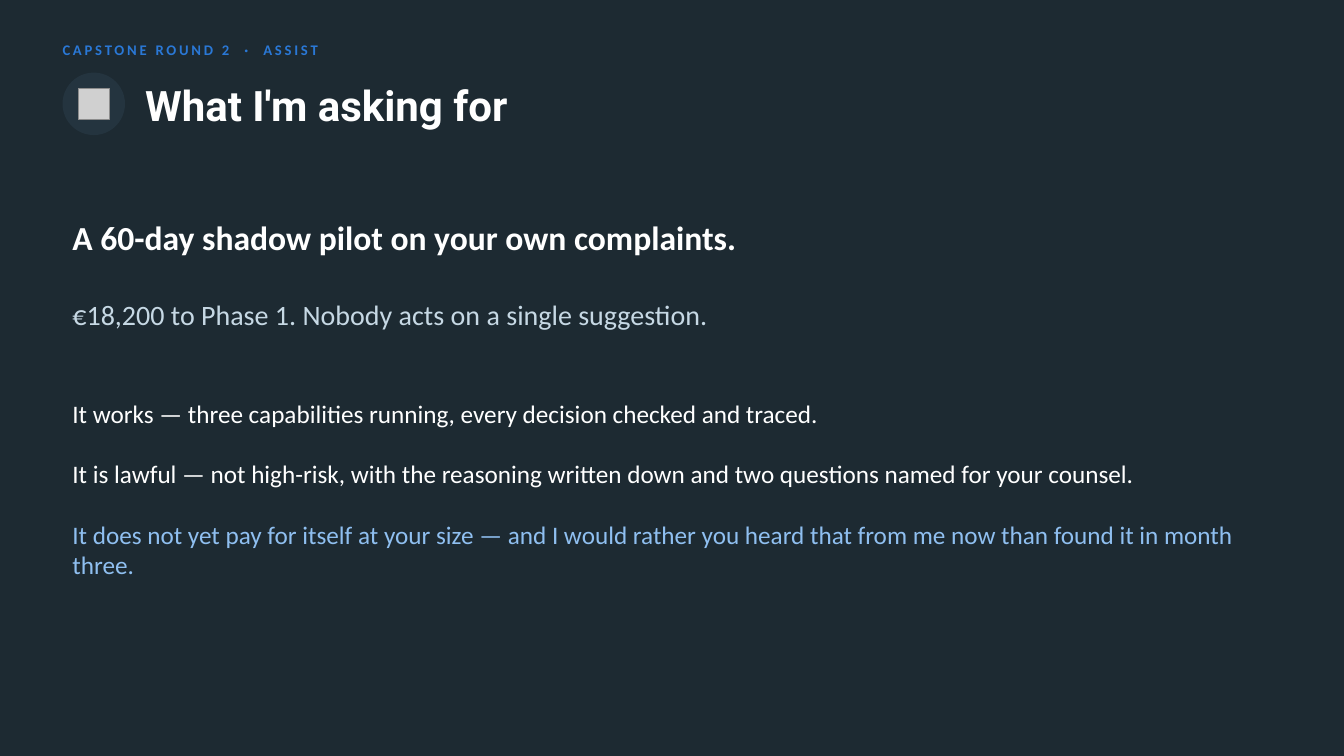
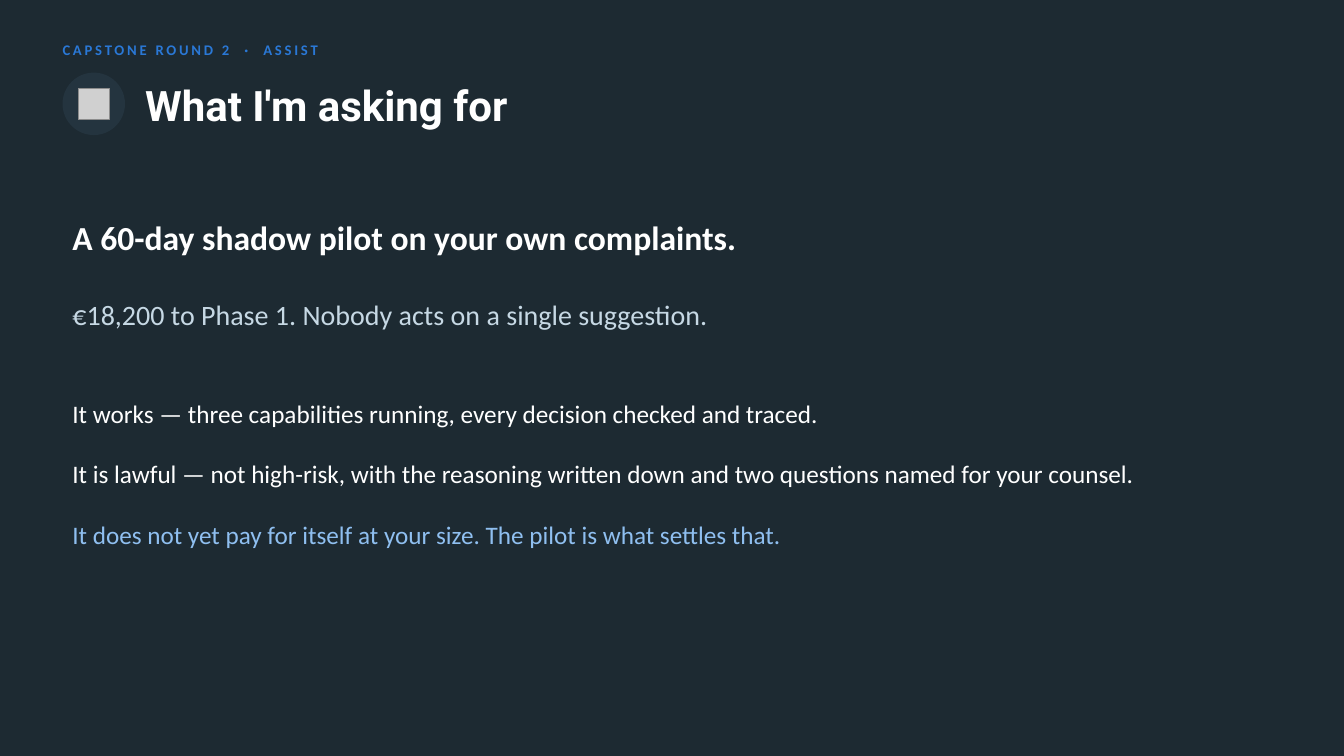
Before and after one commit to nyelugo/PROJECT-Capstone-AI-Consulting, a slide deck: slide 11 of presentation.pptx. Drawn at 1344x756 pixels with LibreOffice and Linux fonts; fonts in the diff are those of the drawing; grey boxes stand for pictures. Boxes give left, top, right and bottom in pixels: in the first picture for what was removed or moved away, otherwise in the second. Text is boxed around its words. In the diff, an @@ line names an element or a change of style, - is before the commit and + after.

```diff
--- a/presentation.pptx
+++ b/presentation.pptx
@@ text at [72, 526, 780, 548]: text changed @@
-It does not yet pay for itself at your size — and I would rather you heard that from me now than found it in month three.
+It does not yet pay for itself at your size. The pilot is what settles that.
```
Also in this commit, not shown: 2 other slides changed, 1 other file.
